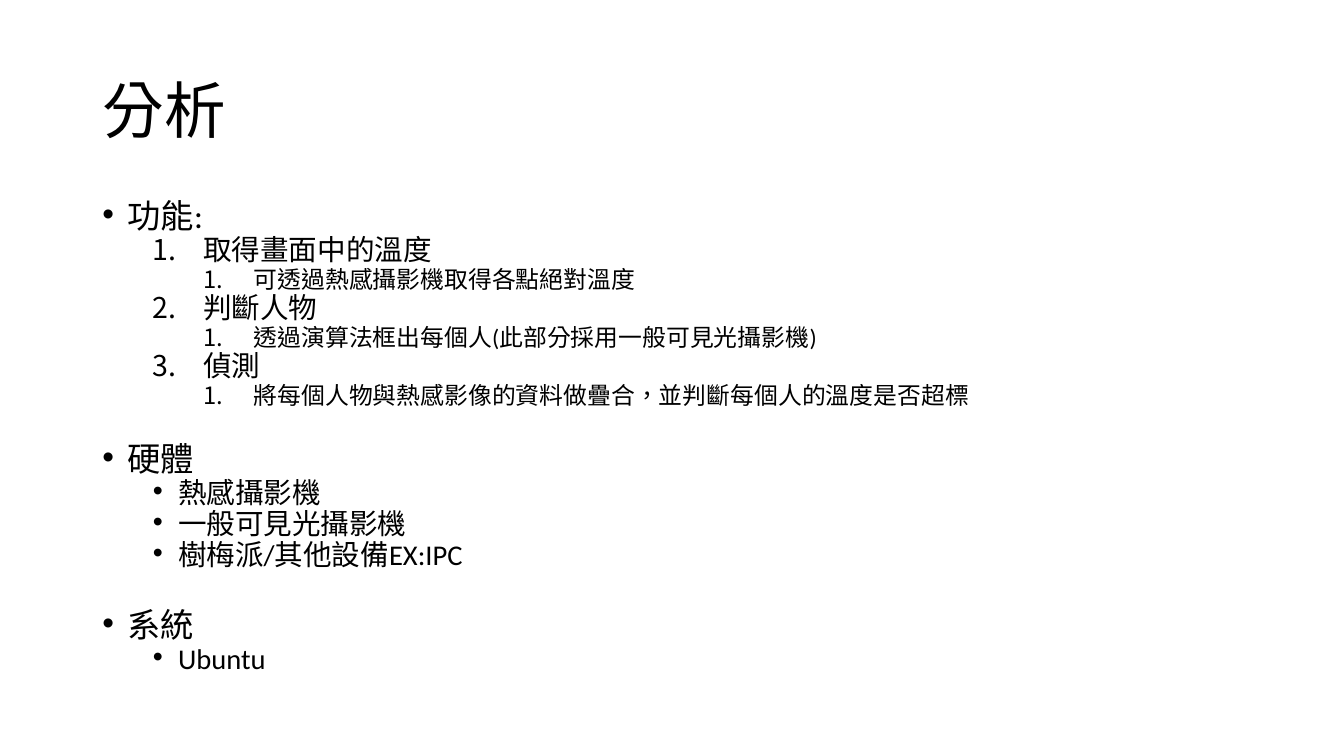
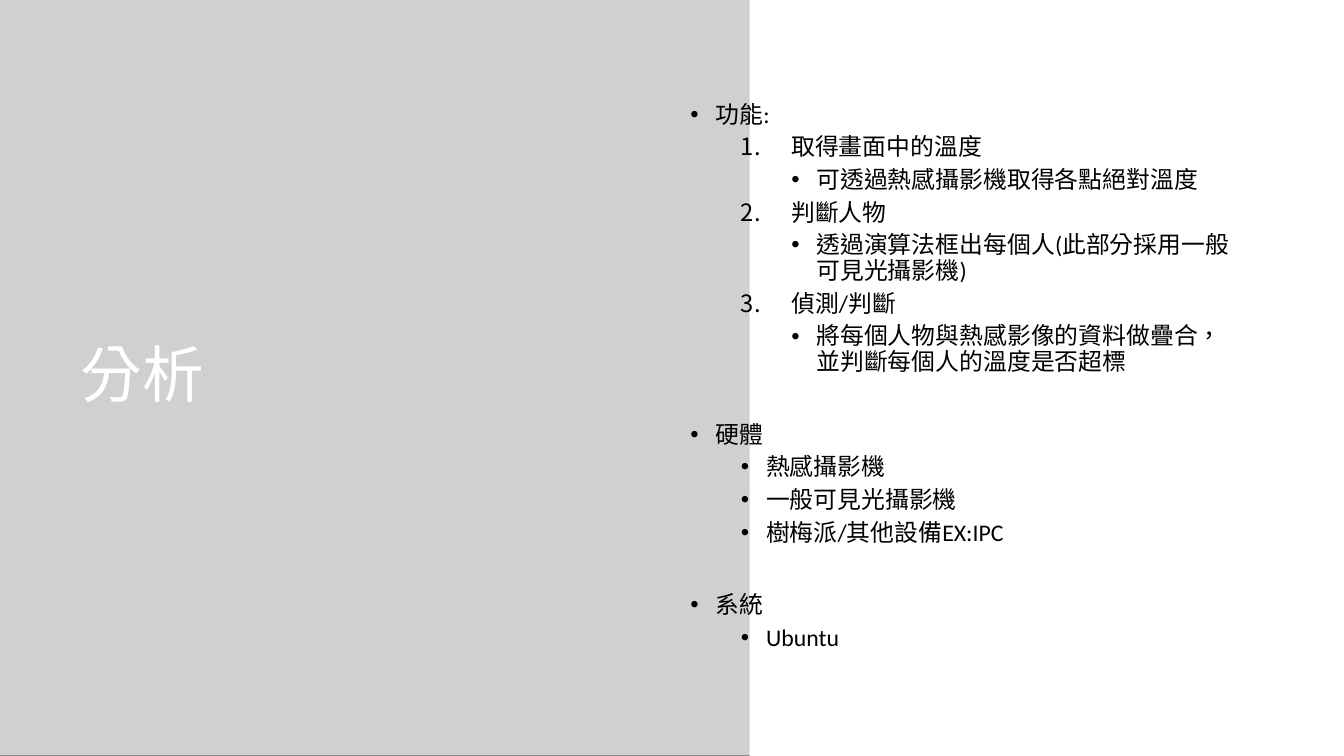
Before and after one commit to HsuTengHsiung/Image-processing, a slide deck: slide 3 of 000.作業紀錄/人體溫度判斷.pptx. Drawn at 1344x756 pixels with LibreOffice and Linux fonts; fonts in the diff are those of the drawing; grey boxes stand for pictures. Boxes give left, top, right and bottom in pixels: in the first picture for what was removed or moved away, otherwise in the second. Text is boxed around its words. In the diff, an @@ line names an element or a change of style, - is before the commit and + after.

Commit message:
Update 人體溫度判斷.pptx
更新ppt

```diff
--- a/000.作業紀錄/人體溫度判斷.pptx
+++ b/000.作業紀錄/人體溫度判斷.pptx
@@ background #FFFFFF to #000000 @@
@@ rectangle added at bbox=[0, 0, 1203, 756], fill gradient #3965B5 to #11151A @@
@@ picture added at bbox=[0, 0, 833, 756] @@
@@ rectangle added at bbox=[750, 0, 1344, 756], fill #FFFFFF @@
@@ text "功能:": place and size @@
-text "功能:" at bbox=[128, 200, 969, 670]
+text "功能:" at bbox=[716, 98, 1229, 646]
@@ text "功能:" at bbox=[716, 98, 1229, 646]: vertical alignment top to middle @@
@@ text at bbox=[716, 98, 1229, 646]: size 23.8 to 17 pt in "功能:", "硬體", "系統"; size 20.4 to 17 pt in "取得畫面中的溫度", "判斷人物", "熱感攝影機", "一般可見光攝影機" and 2 more places; line spacing 0.7 to 0.9; bullet 1. to • @@
@@ title "分析": place and size @@
-title "分析" at bbox=[102, 81, 225, 138]
+title "分析" at bbox=[81, 346, 204, 402]
@@ title "分析" at bbox=[81, 346, 204, 402]: text colour #000000 to #FFFFFF @@
@@ text at bbox=[791, 292, 896, 314]: text changed; size 20.4 to 17 pt @@
-  3. 偵測
+  3. 偵測/判斷
```
Also in this commit, not shown: 2 other slides changed.
